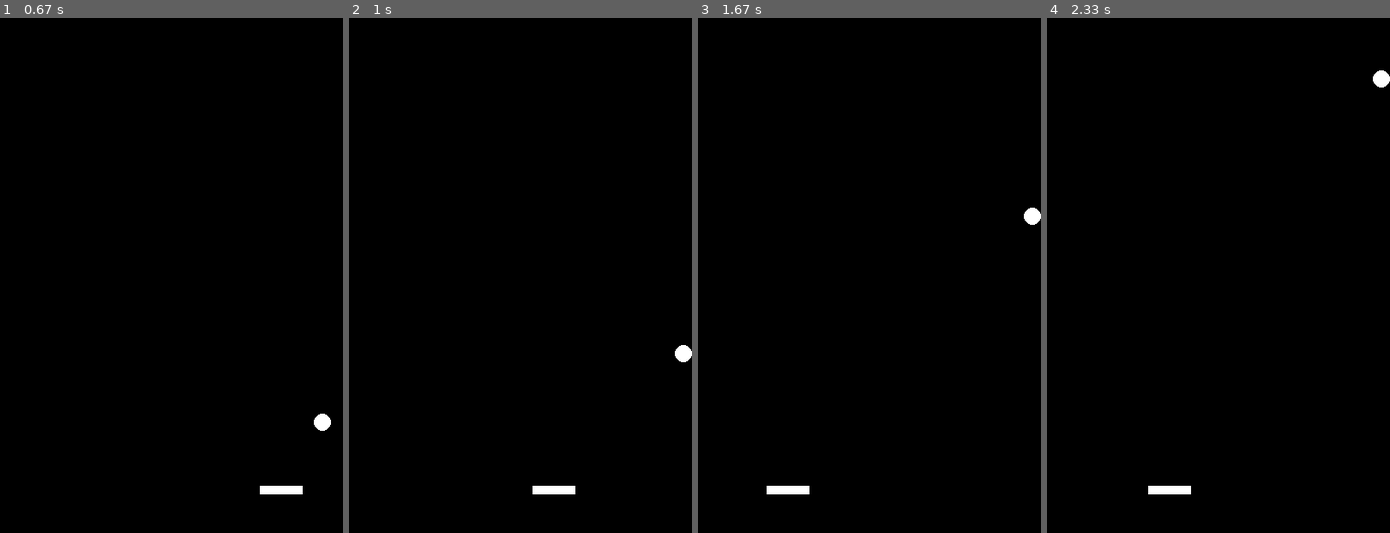
Above: before the commit, frames 1-4 (left to right).
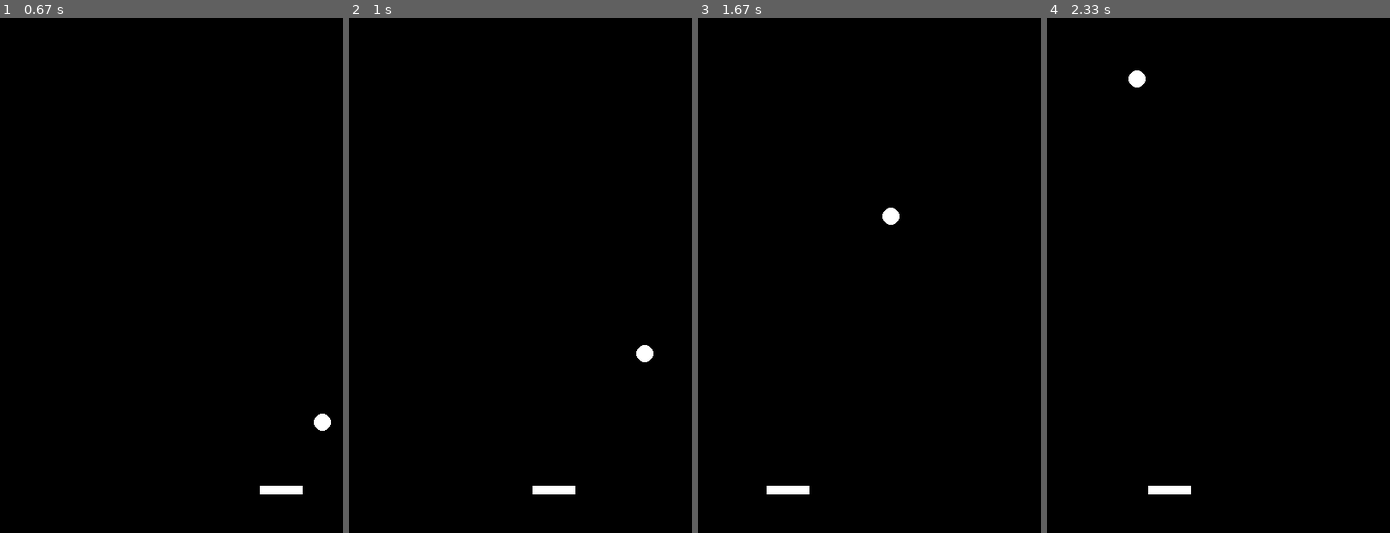
Above: after the commit, the same moments.

Repository: Vermee81/pygame-pingpong
Game: pygame game, started from main.py
Same seed, same stepped clock (60 frames per second), same inputs: the game is played once before the commit and once after it.
Inputs (mouse positions are in pixels of both pictures, inside the frame that each line leads up to):
- Up to frame 1 (0.67 s): click (281, 260) at 0.38 s
- Up to frame 2 (1 s): click (554, 388) at 0.72 s
- Up to frame 3 (1.67 s): click (992, 455) at 1.05 s; click (787, 172) at 1.38 s
- Up to frame 4 (2.33 s): click (1218, 337) at 1.72 s; click (1170, 167) at 2.05 s

Frame 1 is identical in both runs. In frame 2, 0.3% of the frame differs, in the area x 83-100%, y 63-67%; in frame 3, 0.3%; in frame 4, 0.3%.

Commit message:
壁の右端に跳ね返らない不具合を修正する

Diff:
--- a/model/ball.py
+++ b/model/ball.py
@@ -1,4 +1,5 @@
 import pygame
+from pygame.locals import Rect
 
 
 class Ball:
@@ -42,7 +43,7 @@
             else:
                 self.rect.top = self.bar.rect.bottom
                 self.dy = -self.dy
-        if self.rect.left < SCREEN.left or self.rect.bottom > SCREEN.bottom:
+        if self.rect.left < SCREEN.left or self.rect.right > SCREEN.right:
             self.dx = -self.dx
         if self.rect.top < SCREEN.top or self.rect.bottom > SCREEN.bottom:
             self.dy = -self.dy
